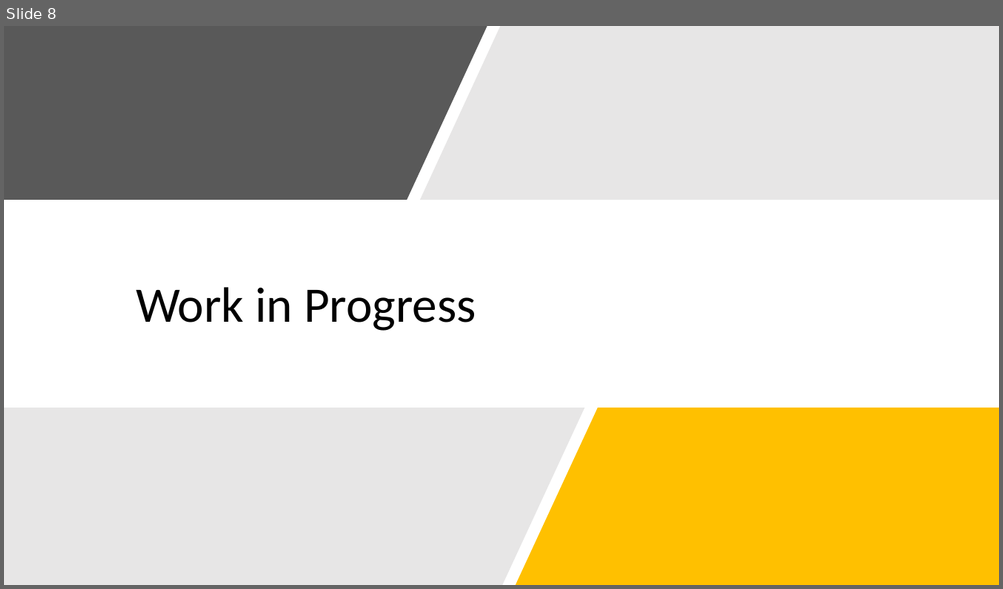
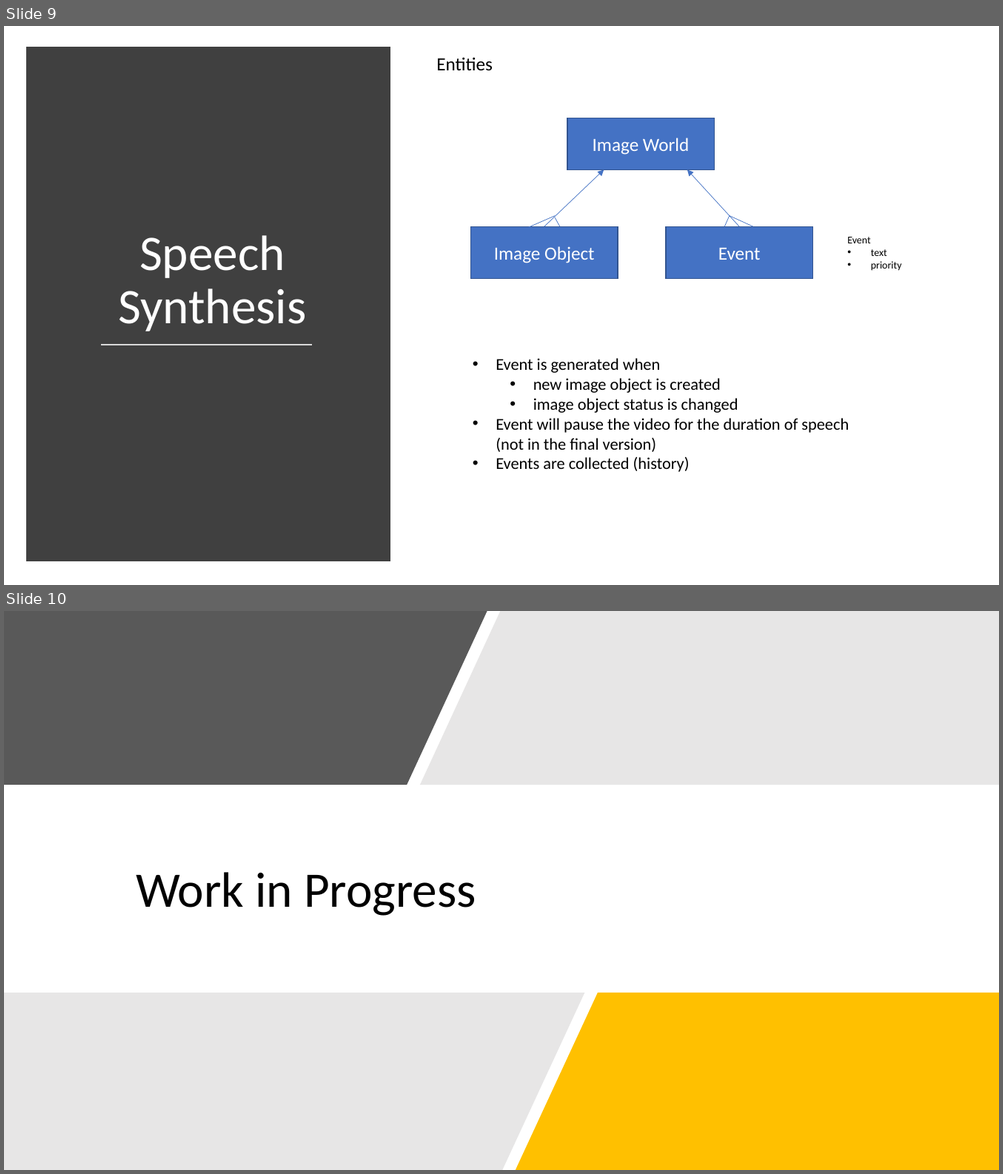
Before and after one commit to SakariLampola/Thesis, a slide deck: presentations/Audit 20180301.pptx. Shown one above the other, each under a label of ours: slide 8 before the commit, slides 9 and 10 after it. The pictures are 1003x589 and 1003x1174 pixels, drawn with LibreOffice and Linux fonts; fonts in the diff are those of the drawing. Boxes give left, top, right and bottom in pixels: in the first picture for what was removed or moved away, otherwise in the second. Text is boxed around its words. In the diff, an @@ line names an element or a change of style, - is before the commit and + after.

Commit message:
20180117c
Speech synthesis added

```diff
--- a/presentations/Audit 20180301.pptx
+++ b/presentations/Audit 20180301.pptx
@@ slide 9 added at [4,26,999,585], background #FFFFFF @@
@@ rectangle added at [31,52,385,557], fill #404040, outline #404040 10 pt @@
@@ text added at [436,57,492,71], 18 pt, text #000000 @@
+Entities
@@ rectangle added at [567,118,714,170], fill #4472C4, outline #325491 1 pt, 18 pt, text #FFFFFF @@
+Image World
@@ arrow added from (544, 227) to (604, 170), #4472C4 0.5 pt @@
@@ arrow added from (739, 227) to (688, 170), #4472C4 0.5 pt @@
@@ line added from (555, 216) to (523, 230), #4472C4 0.5 pt @@
@@ line added from (555, 218) to (560, 227), #4472C4 0.5 pt @@
@@ line added from (729, 216) to (725, 227), #4472C4 0.5 pt @@
@@ line added from (729, 216) to (753, 227), #4472C4 0.5 pt @@
@@ text added at [118,235,306,332], 48 pt, text #FFFFFF @@
+Speech Synthesis
@@ rectangle added at [471,227,618,279], fill #4472C4, outline #325491 1 pt, 18 pt, text #FFFFFF @@
+Image Object
@@ rectangle added at [666,227,813,279], fill #4472C4, outline #325491 1 pt, 18 pt, text #FFFFFF @@
+Event
@@ text added at [847,237,902,271], 10 pt, text #000000 @@
+Event
+• text
+• priority
@@ line added from (101, 346) to (312, 346), #D9D9D9 1.75 pt @@
@@ text added at [495,358,848,472], 16 pt, text #000000 @@
+• Event is generated when
+  • new image object is created
+  • image object status is changed
+• Event will pause the video for the duration of speech (not in the final version)
+• Events are collected (history)
@@ what was slide 8 is now slide 10 @@
```
Also in this commit, not shown: 1 other slide added, 6 other files.
